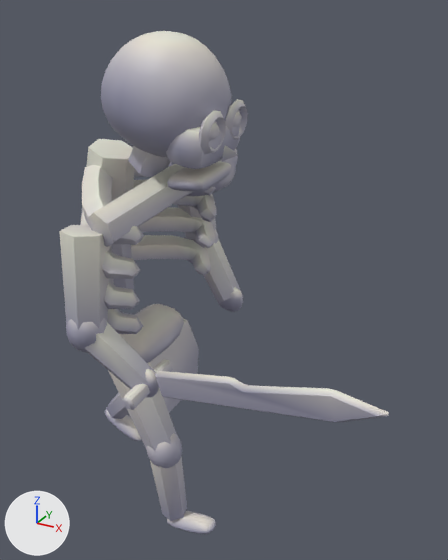
Before and after pictures for a commit that changed the glTF model models/skeleton.glb.
Rendered twice from a 50 mm lens placed at (1.28, -1.719, 1.086), pointed at (0.3, 0.064, 0.195). Every picture has the same lights, and +X, +Y and +Z are marked at lower left. The older version comes first. Where no turn or scale is listed for an object, it has been applied to the vertices. Vertices at exactly the same position are counted once.

Before the edit, the objects in view are built like this:
```python
me_arm_l = bpy.data.meshes.new('arm_l')
me_arm_l.from_pydata(...)  # 208 vertices, 400 faces; spans x -0.073..0.202, y -0.07..0.16, z -0.581..0.021
me_arm_l.materials.append(mat_body)
me_arm_r = bpy.data.meshes.new('arm_r')
me_arm_r.from_pydata(...)  # 274 vertices, 524 faces; spans x -0.073..0.963, y -0.093..0.174, z -0.58..0.005
# faces by material slot: [400, 124]
me_arm_r.materials.append(mat_body)
me_arm_r.materials.append(mat_trim)
me_body = bpy.data.meshes.new('body')
me_body.from_pydata(...)  # 681 vertices, 1306 faces; spans x -0.229..0.238, y -0.373..0.418, z -0.448..0.709
# faces by material slot: [784, 522]
me_body.materials.append(mat_body)
me_body.materials.append(mat_trim)
me_head = bpy.data.meshes.new('head')
me_head.from_pydata(...)  # 722 vertices, 1436 faces; spans x -0.139..0.316, y -0.194..0.156, z -0.081..0.375
# faces by material slot: [1124, 184, 128]
me_head.materials.append(mat_body)
me_head.materials.append(mat_trim)
me_head.materials.append(mat_glow)
me_leg_l = bpy.data.meshes.new('leg_l')
me_leg_l.from_pydata(...)  # 208 vertices, 400 faces; spans x -0.446..0.069, y -0.075..0.144, z -0.762..0.032
me_leg_l.materials.append(mat_body)
ob_arm_l = bpy.data.objects.new('arm_l', me_arm_l)
ob_arm_l.location = (0.053, 0.246, 0.527)
ob_arm_r = bpy.data.objects.new('arm_r', me_arm_r)
ob_arm_r.location = (0.044, -0.35, 0.465)
ob_body = bpy.data.objects.new('body', me_body)
ob_body.location = (0.0, 0.0, 0.0)
ob_head = bpy.data.objects.new('head', me_head)
ob_head.location = (0.11, -0.069, 0.648)
ob_leg_l = bpy.data.objects.new('leg_l', me_leg_l)
ob_leg_l.location = (-0.012, 0.15, -0.084)
# also in view: 'leg_r' at (0.125, -0.116, -0.493)
```
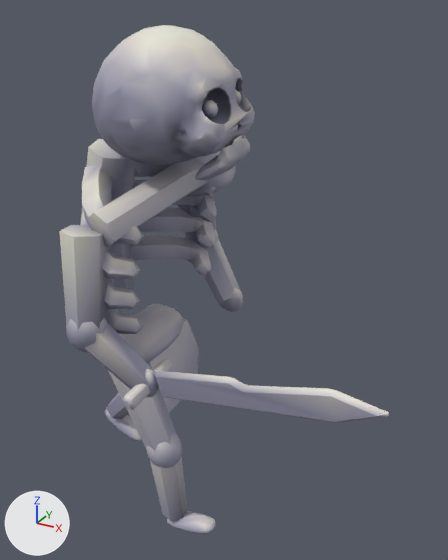
Pixel boxes [x1, y1, x2, y2] of what changed, in the pictures (448 x 560 px):
'head', reshaped (11% wider)
    before: [101, 31, 248, 192]
    after: [92, 25, 255, 180]
part 1 of me_body, recoloured (light grey to grey)
    both: [80, 139, 233, 412]
part 2 of me_arm_l, recoloured (light grey to grey)
    both: [178, 194, 242, 301]
part 3 of me_arm_r, recoloured (light grey to grey)
    both: [65, 225, 211, 409]
part 4 of me_head, rebuilt (25% wider, 10% taller)
    before: [101, 31, 231, 158]
    after: [92, 25, 255, 165]
part 5 of me_head, added
    after: [195, 135, 250, 180]
part 6 of me_head, added
    after: [236, 90, 241, 104]
part 7 of me_head, added
    after: [202, 100, 218, 118]
part 8 of me_head, deleted
    before: [167, 161, 232, 192]
part 9 of me_head, deleted
    before: [233, 112, 242, 127]
part 10 of me_head, deleted
    before: [209, 123, 219, 141]
part 11 of me_head, deleted
    before: [222, 146, 238, 161]
part 12 of me_head, deleted
    before: [166, 99, 248, 169]
part 13 of me_head, recoloured (darker)
    before: [128, 146, 171, 177]
    after: [128, 159, 170, 177]

What the commit changed:
me_body has 681 vertices, 1306 faces and spans x -0.229..0.238, y -0.373..0.418, z -0.448..0.709.
me_body is used by ob_body; location (0.0, 0.0, 0.0).
me_body part 1: 1221 kept faces spanning x -0.229..0.238, y -0.373..0.413, z -0.448..0.709 get new vertex colours; the middle colour goes from light grey #b5b4c8 to grey #9695ac.
me_arm_l has 208 vertices, 400 faces and spans x -0.073..0.202, y -0.07..0.16, z -0.581..0.021.
me_arm_l is used by ob_arm_l; location (0.053, 0.246, 0.527).
me_arm_l part 2: 341 kept faces spanning x -0.073..0.202, y -0.07..0.16, z -0.581..0.021 get new vertex colours; the middle colour goes from light grey #b2b0c6 to grey #9797af.
me_arm_r has 274 vertices, 524 faces and spans x -0.073..0.963, y -0.093..0.174, z -0.58..0.005.
me_arm_r is used by ob_arm_r; location (0.044, -0.35, 0.465).
me_arm_r part 3: 446 kept faces spanning x -0.073..0.937, y -0.092..0.174, z -0.58..0.005 get new vertex colours; the middle colour goes from light grey #a7a6bf to grey #9090a7.
me_head is used by ob_head; location (0.11, -0.069, 0.648).
me_head had 722 vertices, 1436 faces and spanned x -0.139..0.316, y -0.194..0.156, z -0.081..0.375.
me_head now has 734 vertices, 1446 faces and spans x -0.179..0.324, y -0.218..0.18, z -0.071..0.392.
me_head part 4: the loose piece of 362 vertices spanning x -0.139..0.277, y -0.194..0.156, z 0.011..0.375 is rebuilt with 573 vertices and now spans x -0.179..0.323, y -0.218..0.18, z -0.018..0.392.
me_head part 5: a new loose piece of 81 vertices spanning x 0.198..0.324, y -0.103..0.095, z -0.038..0.091, in mat_body.
me_head part 6: a new loose piece of 34 vertices spanning x 0.244..0.294, y 0.022..0.071, z 0.167..0.214, in mat_glow.
me_head part 7: a new loose piece of 34 vertices spanning x 0.242..0.292, y -0.117..-0.068, z 0.152..0.2, in mat_glow.
me_head part 8: the loose piece of 98 vertices spanning x 0.099..0.251, y -0.101..0.106, z -0.081..-0.013 is deleted.
me_head part 9: the loose piece of 34 vertices spanning x 0.24..0.287, y 0.015..0.091, z 0.093..0.154 is deleted.
me_head part 10: the loose piece of 34 vertices spanning x 0.238..0.285, y -0.122..-0.046, z 0.078..0.14 is deleted.
me_head part 11: the loose piece of 4 vertices spanning x 0.267..0.316, y -0.027..0.024, z 0.012..0.067 is deleted.
me_head part 12: 178 vertices removed from x 0.122..0.296, y -0.15..0.128, z 0.0..0.188.
me_head part 13: 20 kept faces spanning x -0.081..0.084, y -0.071..0.069, z -0.071..0.09 get new vertex colours; the middle colour goes from light grey #c7c4d1 to grey #808096.
me_head no longer uses material mat_trim.
